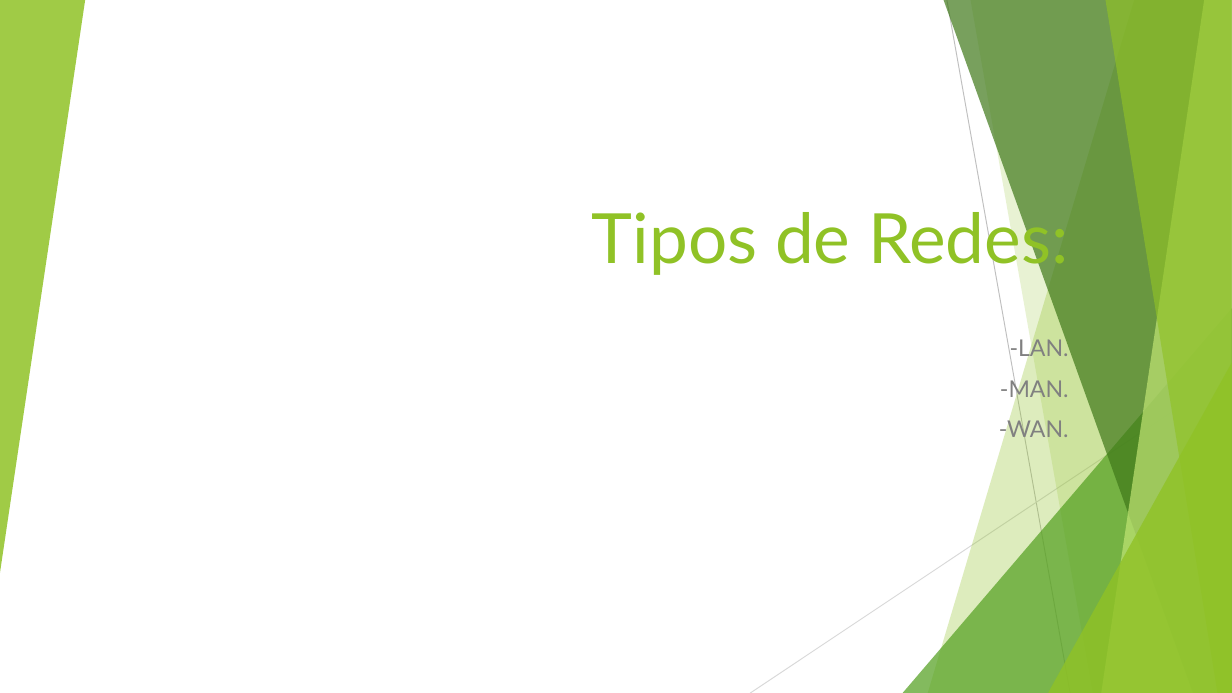
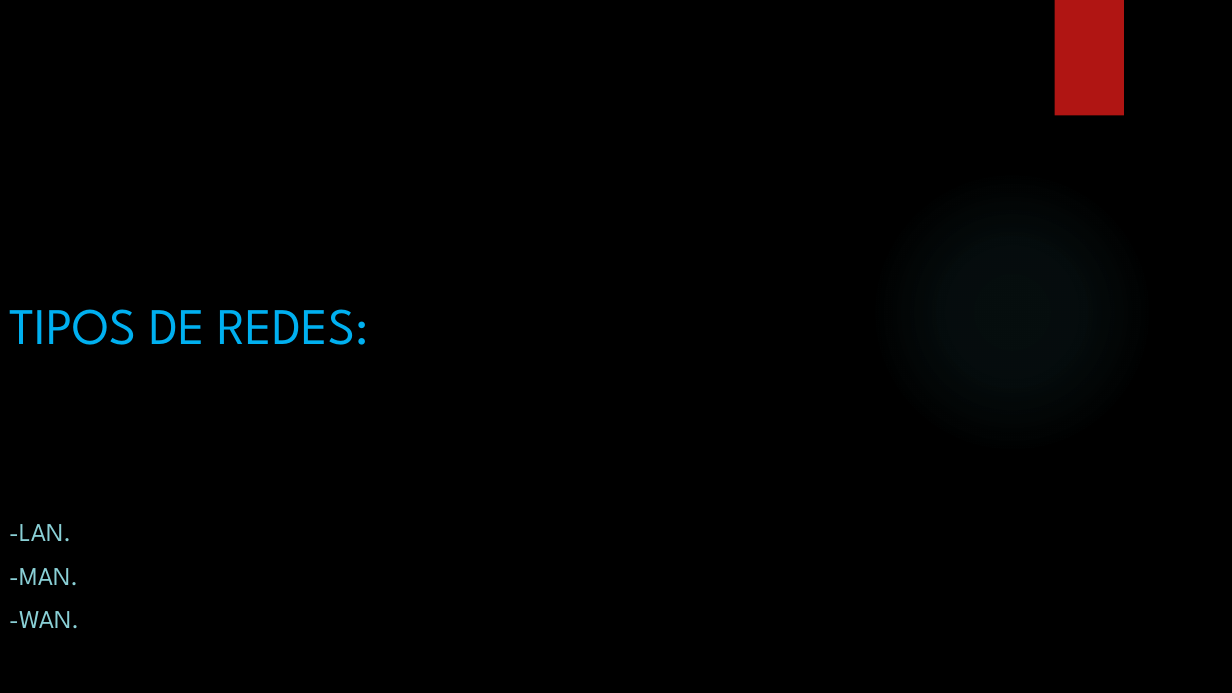
Before and after one commit to luziamartins/luziamartins, a slide deck: slide 12 of 0771-Tipos de Redes-trabalho pratico.pptx (slide 10 before the commit). Drawn at 1232x693 pixels with LibreOffice and Linux fonts; fonts in the diff are those of the drawing; background and template pictures are left out. Boxes give left, top, right and bottom in pixels: in the first picture for what was removed or moved away, otherwise in the second. Text is boxed around its words. In the diff, an @@ line names an element or a change of style, - is before the commit and + after.

```diff
--- a/0771-Tipos de Redes-trabalho pratico.pptx
+++ b/0771-Tipos de Redes-trabalho pratico.pptx
@@ background #FFFFFF to picture (left out) @@
@@ group removed at <box>0,0,1232,693</box>: 5 freeform shapes, 3 triangles, 2 lines @@
@@ rectangle added at <box>1055,0,1124,116</box>, fill #B01513 @@
@@ ellipse added at <box>870,169,1154,454</box>, fill gradient #50B9C1 @@
@@ title at <box>9,309,369,345</box>: text changed; size 54 to 40 pt; font Lato to League Spartan; text colour #90C226 to #00B0F0 @@
-Tipos de Redes:
+TIPOS DE REDES:
@@ text "-LAN.": place and size @@
-text "-LAN." at <box>999,336,1069,443</box>
+text "-LAN." at <box>9,524,79,628</box>
@@ text "-LAN." at <box>9,524,79,628</box>: size 18 to 20 pt, font Lato to League Spartan, text colour #808080 to #8AD0D6; alignment right to left @@
```
Also in this commit, not shown: 8 other slides changed, 6 slides added, 15 slides removed.
